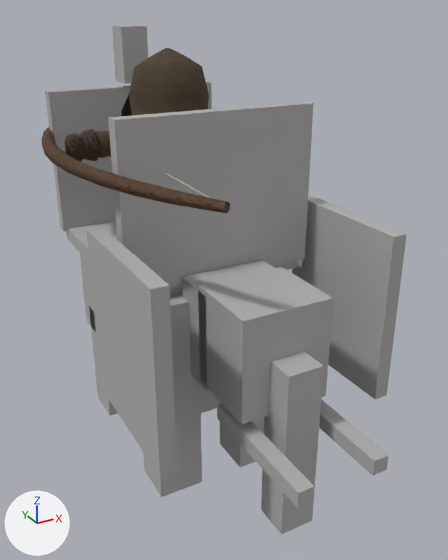
Two versions of the glTF model csharp/Unciv.Godot/Packs/units/models/unit/War Elephant.glb, one commit apart.
The view is the same before and after, from a 50 mm camera at (-0.911, -2.047, 1.661) aimed at (0.074, -0.257, 0.765). The lights are fixed; the arrows at lower left show +X, +Y and +Z. The older version comes first. Where no turn or scale is listed for an object, it has been applied to the vertices. Vertices at exactly the same position are counted once.

In view in the first picture: 'Bow', 'HorseMesh', 'Warrior' and 1 more.
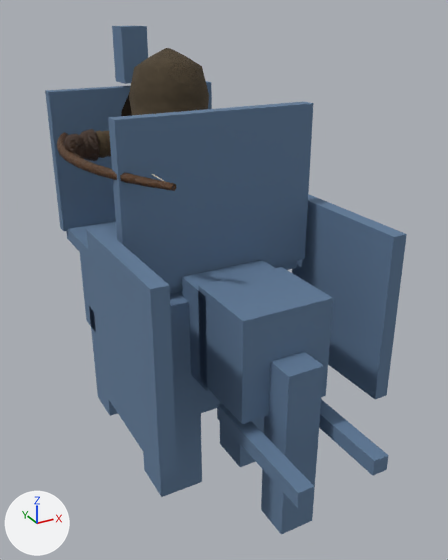
Where the change shows, as pixel boxes [x1, y1, x2, y2] in the pictures (448 x 560 px; the box of a moved part takes in the faces that stretch with it):
'HorseMesh', recoloured (grey to blue): [45, 26, 407, 534] in both
'Bow', reshaped (37% narrower, 31% shorter): before [41, 127, 230, 213]; after [57, 132, 176, 191]
part 1 of me_mesh_bow, moved or reshaped: before [41, 127, 230, 213]; after [57, 132, 176, 191]
part 2 of me_mesh_bow, moved or reshaped: before [164, 172, 210, 198]; after [152, 174, 175, 188]

Diff of the bpy script that builds the scene:
```diff
--- a/csharp/Unciv.Godot/Packs/units/models/unit/War Elephant.glb.py
+++ b/csharp/Unciv.Godot/Packs/units/models/unit/War Elephant.glb.py
@@ mat_horse @@
 mat_horse = principled_material('Horse')
-mat_horse.base_color = (0.44, 0.43, 0.43)  # grey #b1afaf
+mat_horse.base_color = (0.12, 0.2, 0.32)  # blue #617c99
 mat_horse.roughness = 1.0
@@ me_mesh_bow @@
 # used by ob_bow; location = (-0.309, -0.053, 1.215)
-me_mesh_bow.from_pydata(...)  # 90 vertices, 168 faces; spans x -0.128..0.123, y -0.727..0.727, z -0.026..0.026
+me_mesh_bow.from_pydata(...)  # 90 vertices, 168 faces; spans x -0.087..0.084, y -0.493..0.493, z -0.017..0.017
+# me_mesh_bow part 1: the loose piece of 68 vertices spanning x -0.128..0.118, y -0.727..0.727, z -0.026..0.026 is scaled about the mesh origin by 0.679
+# me_mesh_bow part 2: the loose piece of 14 vertices spanning x 0.105..0.123, y -0.72..0.72, z -0.002..0.002 is scaled about its middle by (0.686, 0.679, 1), then moved by (-0.037, 0.0, 0.0)
+# other edits to the shape of me_mesh_bow do not show in these pictures
 me_mesh_bow.materials.append(mat_leather)
```
